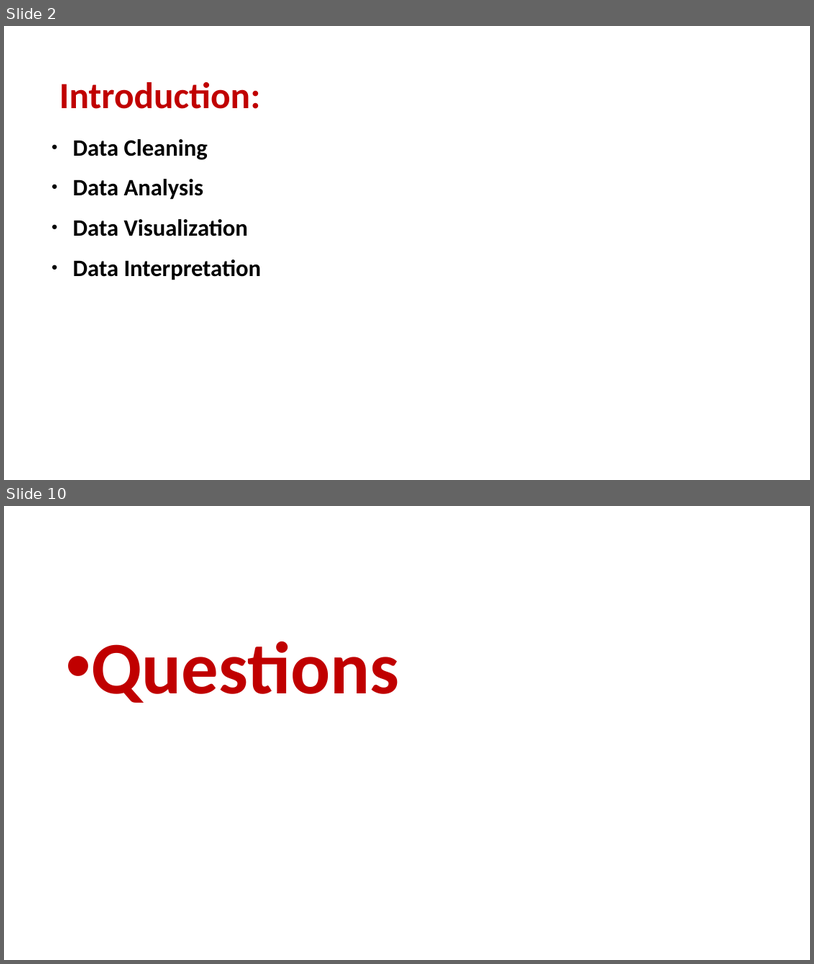
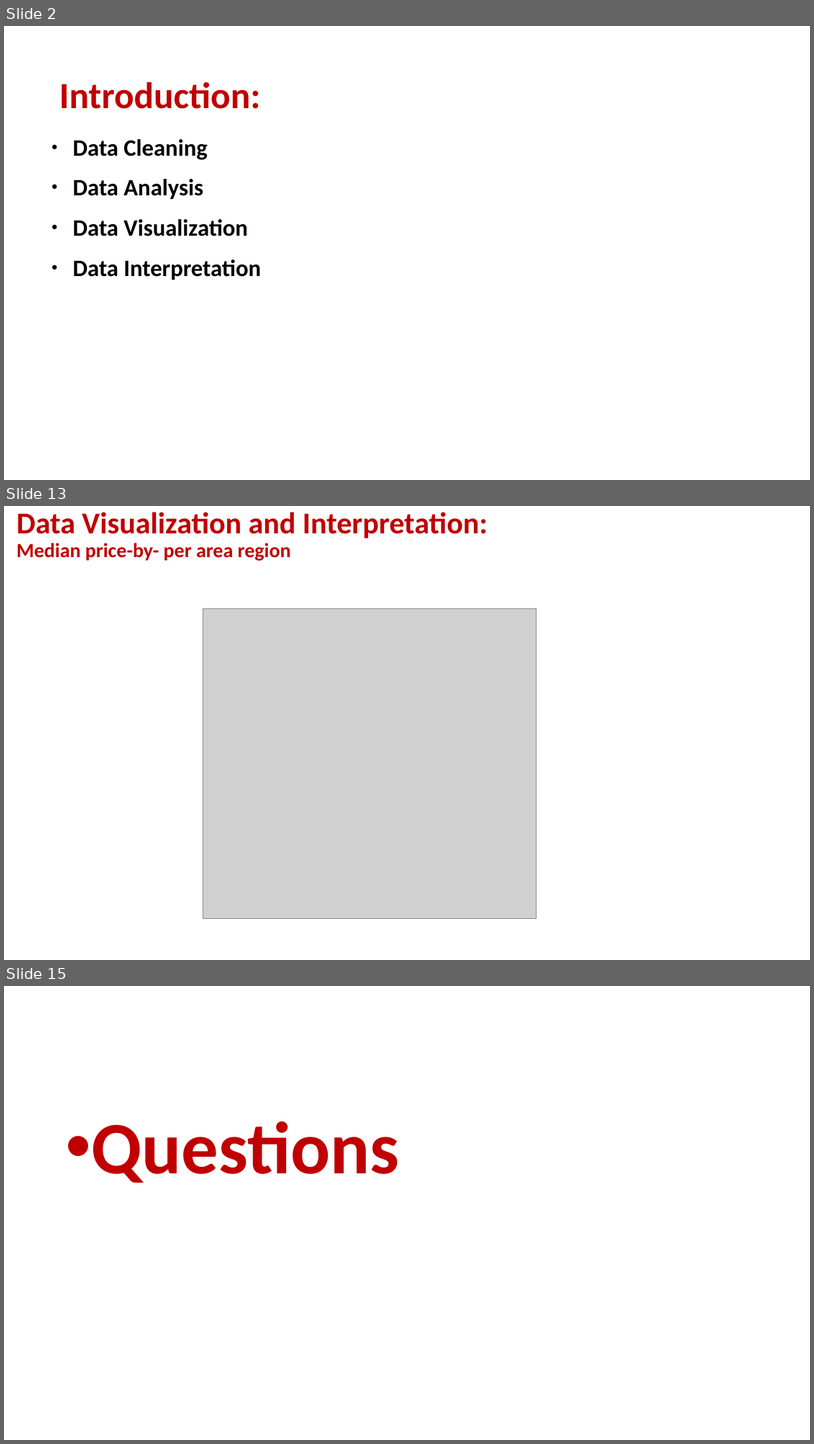
Before and after one commit to FrancescoMariottini/residential-real-estate-analysis, a slide deck: project3_DataCleaning.pptx. Shown one above the other, each under a label of ours: slides 2 and 10 before the commit, slides 2, 13 and 15 after it; the slides between them are not shown. The pictures are 814x964 and 814x1444 pixels, drawn with LibreOffice and Linux fonts; fonts in the diff are those of the drawing; grey boxes stand for pictures. Boxes give left, top, right and bottom in pixels: in the first picture for what was removed or moved away, otherwise in the second. Text is boxed around its words. In the diff, an @@ line names an element or a change of style, - is before the commit and + after.

```diff
--- a/project3_DataCleaning.pptx
+++ b/project3_DataCleaning.pptx
@@ slide 13 added at (4, 506, 810, 960), background #FFFFFF @@
@@ text added at (16, 512, 488, 561), 36 pt, text #C00000, bold @@
+Data Visualization and Interpretation:
+Median price-by- per area region
@@ picture added at (203, 609, 536, 918) @@
@@ what was slide 10 is now slide 15 @@
```
Also in this commit, not shown: 5 slides changed, 5 other slides added, 1 slide removed, 2 other files.
